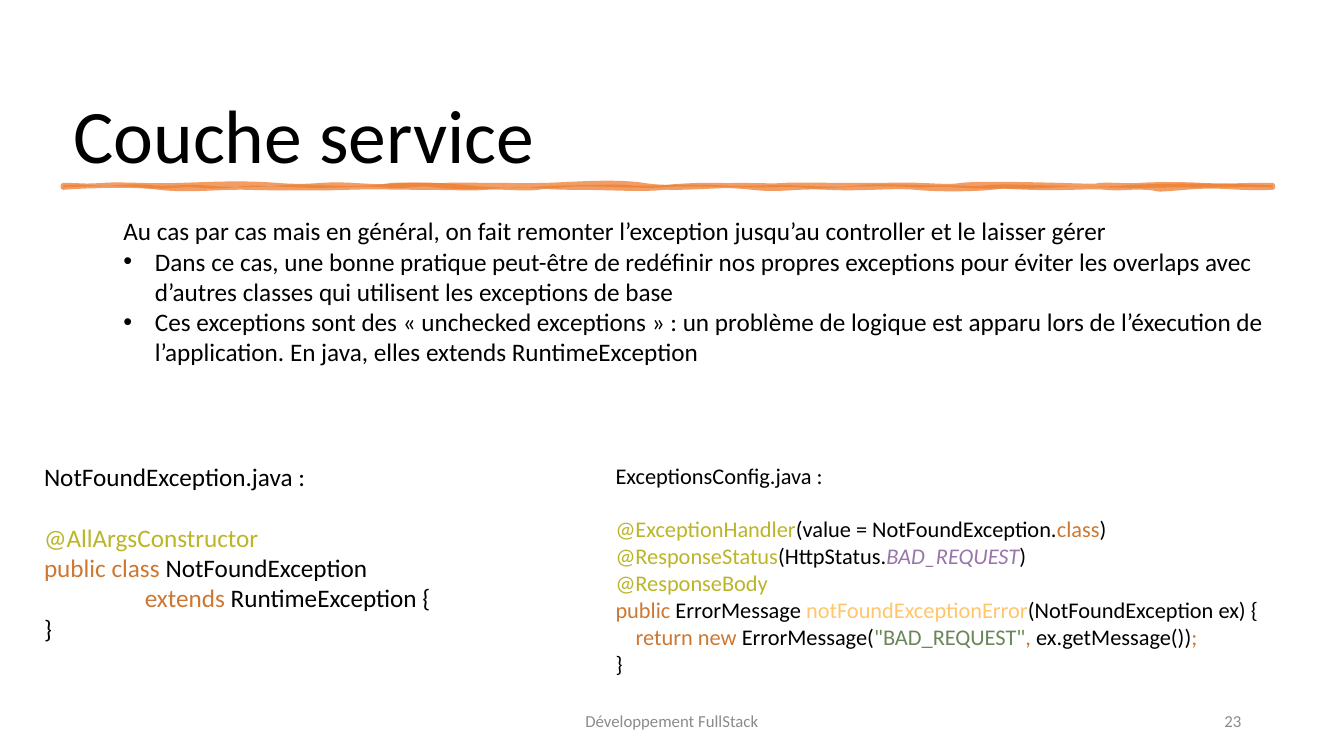
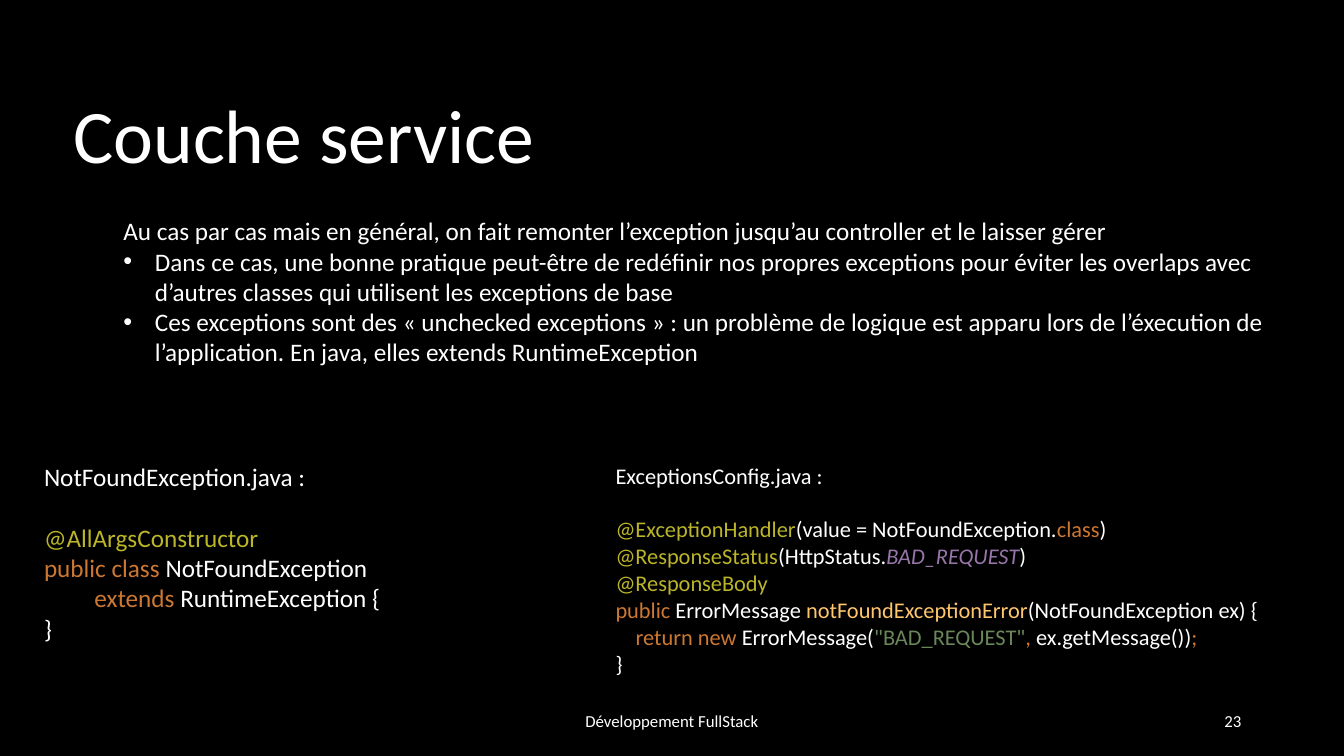
Before and after one commit to Juju-sail/5A, a slide deck: slide 23 of ProgrammationFullStack/Cours.pptx. Drawn at 1344x756 pixels with LibreOffice and Linux fonts; fonts in the diff are those of the drawing. Boxes give left, top, right and bottom in pixels: in the first picture for what was removed or moved away, otherwise in the second. Text is boxed around its words. In the diff, an @@ line names an element or a change of style, - is before the commit and + after.

```diff
--- a/ProgrammationFullStack/Cours.pptx
+++ b/ProgrammationFullStack/Cours.pptx
@@ background #FFFFFF to #000000 @@
@@ title "Couche service" at <box>73,110,534,164</box>: text colour #000000 to #FFFFFF @@
@@ freeform shape removed at <box>64,186,1273,188</box> @@
@@ text "Au cas par cas mais ..." at <box>123,222,1262,366</box>: text colour #000000 to #FFFFFF @@
@@ text "NotFoundException.java :" at <box>44,468,368,611</box>: text colour #000000 to #FFFFFF in "NotFoundException.java :", "NotFoundException RuntimeException { }" @@
@@ text "ExceptionsConfig.java :" at <box>616,468,1246,649</box>: text colour #000000 to #FFFFFF in "ExceptionsConfig.java :", "@ExceptionHandler(value = NotFoundException.class) @Response ..." @@
@@ text "Développement FullStack" at <box>585,715,758,730</box>: text colour #8C8C8C to #FFFFFF @@
@@ page number at <box>1224,716,1241,727</box>: text colour #8C8C8C to #FFFFFF @@
```
Also in this commit, not shown: 102 other slides changed, 3 other files.
